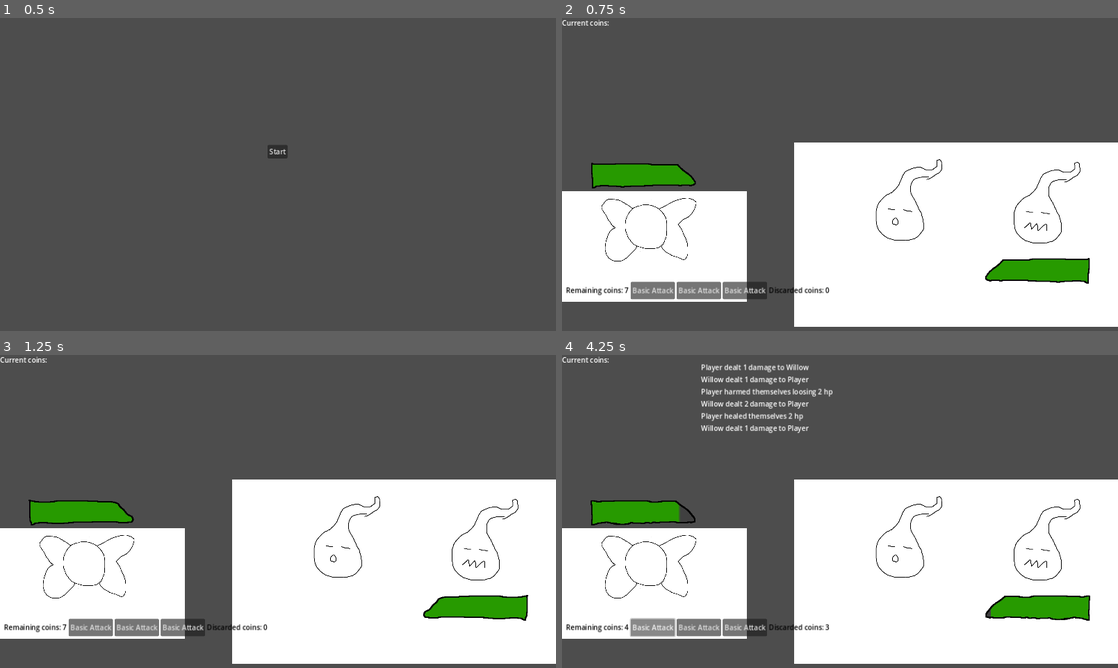
Above: before the commit, frames 1-4 (two rows, left to right).
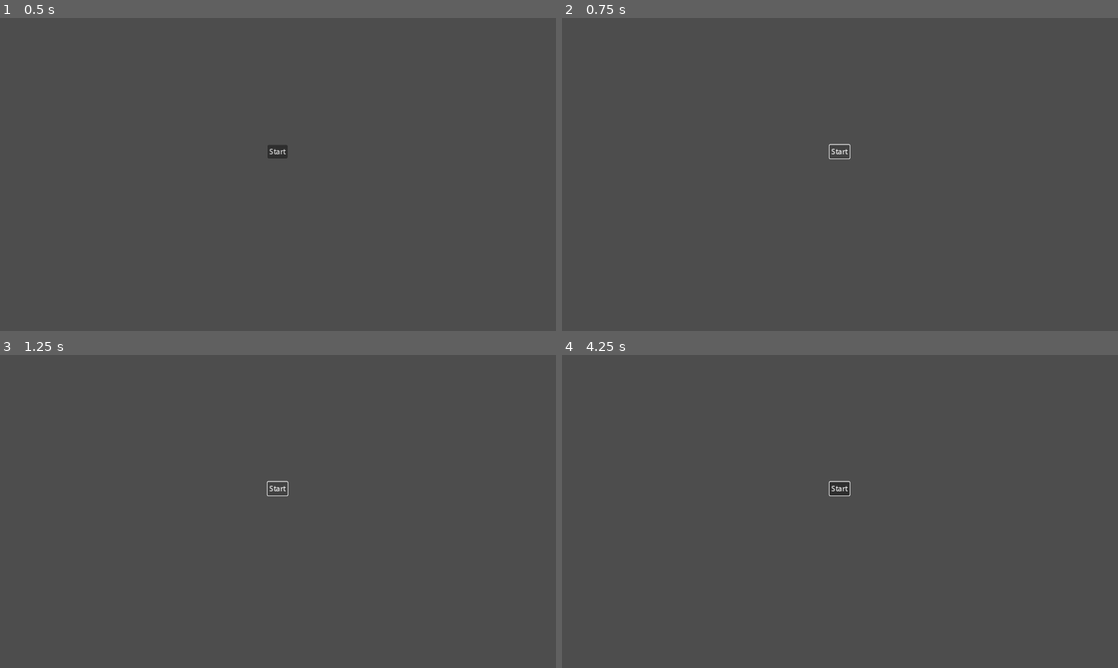
Above: after the commit, the same moments.

Repository: bonsaipropaganda/mini-jam-139
Game: Godot game, scene res://scenes/UI/main_menu.tscn
Same seed, same stepped clock (60 frames per second), same inputs: the game is played once before the commit and once after it.
Inputs (mouse positions are in pixels of both pictures, inside the frame that each line leads up to):
- Up to frame 1 (0.5 s): no input
- Up to frame 2 (0.75 s): click "Start" at 0.5 s
- Up to frame 3 (1.25 s): no input
- Up to frame 4 (4.25 s): click (840, 489) at 1.25 s, where only the run after the commit has a clickable "Start"; click (650, 627) at 2 s, where only the run before the commit has a clickable "Basic Attack"; click (701, 627) at 2.75 s, where only the run before the commit has a clickable "Risky Attack"; click (650, 627) at 3.5 s, where only the run before the commit has a clickable "Basic Heal"

Frame 1 is identical in both runs. In frame 2, 48% of the frame differs, in the area x 0-100%, y 0-99%; in frame 3, 48%; in frame 4, 49%.

Commit message:
New enemies
Enemy Scenes

Diff:
--- a/scenes/enemies/Willo.tscn
+++ b/scenes/enemies/Willo.tscn
@@ -1,27 +1,27 @@
-[gd_scene load_steps=7 format=3 uid="uid://cqmtn0q37ttcv"]
+[gd_scene load_steps=8 format=3 uid="uid://cqmtn0q37ttcv"]
 
 [ext_resource type="Script" path="res://code/enemies/enemy.gd" id="1_gdvk1"]
 [ext_resource type="Texture2D" uid="uid://b6tdgmy4ofyoc" path="res://art/Enemies/Willo.png" id="1_tpj7i"]
 [ext_resource type="Script" path="res://code/combat/actions/deal_damage.gd" id="2_go60f"]
 [ext_resource type="PackedScene" uid="uid://t0c7cg537fse" path="res://scenes/health_component.tscn" id="2_u8w1j"]
+[ext_resource type="Script" path="res://code/combat/actions/StrongAction.gd" id="4_gkd5o"]
 
 [sub_resource type="Resource" id="Resource_n6mry"]
 script = ExtResource("2_go60f")
-amount = 1
+amount = 2
+attack_bonus = null
 
-[sub_resource type="Resource" id="Resource_0ohgn"]
-script = ExtResource("2_go60f")
-amount = 2
+[sub_resource type="Resource" id="Resource_xacd6"]
+script = ExtResource("4_gkd5o")
+amount = 5
 
 [node name="Willow" type="Sprite2D"]
 scale = Vector2(0.5, 0.5)
 texture = ExtResource("1_tpj7i")
 script = ExtResource("1_gdvk1")
-possible_actions = Array[Resource("res://code/combat/actions/action.gd")]([SubResource("Resource_n6mry"), SubResource("Resource_0ohgn")])
-weights = Array[float]([2.0, 0.5])
+possible_actions = Array[Resource("res://code/combat/actions/action.gd")]([SubResource("Resource_n6mry"), SubResource("Resource_xacd6")])
+weights = Array[float]([2.0, 2.0])
 
 [node name="HealthComponent" parent="." instance=ExtResource("2_u8w1j")]
-starting_health = 10
-max_health = 10
 
 [connection signal="die" from="HealthComponent" to="." method="_on_health_component_die"]
--- /dev/null
+++ b/scenes/enemies/gnome.tscn
@@ -0,0 +1,30 @@
+[gd_scene load_steps=10 format=3 uid="uid://cbu01ksbwv3hu"]
+
+[ext_resource type="Texture2D" uid="uid://boh6aoa6106jg" path="res://art/Enemies/Gnome_with_hands.png" id="1_m3cym"]
+[ext_resource type="Script" path="res://code/enemies/enemy.gd" id="2_xh6nq"]
+[ext_resource type="Script" path="res://code/combat/actions/StrongAction.gd" id="3_y4n8h"]
+[ext_resource type="Script" path="res://code/combat/actions/self_hurt.gd" id="4_56r4j"]
+[ext_resource type="PackedScene" uid="uid://t0c7cg537fse" path="res://scenes/health_component.tscn" id="5_7i0wl"]
+[ext_resource type="Script" path="res://code/combat/actions/heal.gd" id="5_n171i"]
+
+[sub_resource type="Resource" id="Resource_5c42b"]
+script = ExtResource("3_y4n8h")
+amount = 5
+
+[sub_resource type="Resource" id="Resource_k0m6r"]
+script = ExtResource("4_56r4j")
+amount = 2
+
+[sub_resource type="Resource" id="Resource_mfwqr"]
+script = ExtResource("5_n171i")
+amount = 4
+
+[node name="Gnome" type="Sprite2D"]
+position = Vector2(640, 357)
+scale = Vector2(0.666667, 0.706693)
+texture = ExtResource("1_m3cym")
+script = ExtResource("2_xh6nq")
+possible_actions = Array[Resource("res://code/combat/actions/action.gd")]([SubResource("Resource_5c42b"), SubResource("Resource_k0m6r"), SubResource("Resource_mfwqr")])
+weights = Array[float]([10.0, 5.0, 3.0])
+
+[node name="HealthComponent" parent="." instance=ExtResource("5_7i0wl")]
--- /dev/null
+++ b/scenes/enemies/hunter.tscn
@@ -0,0 +1,35 @@
+[gd_scene load_steps=12 format=3 uid="uid://du3pvhmvnlf6a"]
+
+[ext_resource type="Texture2D" uid="uid://c12110uk5dm7" path="res://art/Enemies/Unbenannt.png" id="1_yh0fx"]
+[ext_resource type="Script" path="res://code/enemies/enemy.gd" id="2_261lh"]
+[ext_resource type="Script" path="res://code/combat/actions/Lifesteal.gd" id="3_kabjn"]
+[ext_resource type="Script" path="res://code/combat/actions/deal_damage.gd" id="4_0ay7g"]
+[ext_resource type="Script" path="res://code/combat/actions/StrongAction.gd" id="5_r0qr1"]
+[ext_resource type="Script" path="res://code/combat/actions/Stare.gd" id="6_60on1"]
+[ext_resource type="PackedScene" uid="uid://t0c7cg537fse" path="res://scenes/health_component.tscn" id="6_jgn48"]
+
+[sub_resource type="Resource" id="Resource_ewlx1"]
+script = ExtResource("3_kabjn")
+amount = 4
+heal_amount = 2
+
+[sub_resource type="Resource" id="Resource_awn6p"]
+script = ExtResource("4_0ay7g")
+amount = 2
+
+[sub_resource type="Resource" id="Resource_tf6ba"]
+script = ExtResource("5_r0qr1")
+amount = 5
+
+[sub_resource type="Resource" id="Resource_dumcp"]
+script = ExtResource("6_60on1")
+
+[node name="Hunter" type="Sprite2D"]
+texture = ExtResource("1_yh0fx")
+script = ExtResource("2_261lh")
+possible_actions = Array[Resource("res://code/combat/actions/action.gd")]([SubResource("Resource_ewlx1"), SubResource("Resource_awn6p"), SubResource("Resource_tf6ba"), SubResource("Resource_dumcp")])
+weights = Array[float]([3.0, 14.0, 4.0, 2.0])
+
+[node name="HealthComponent" parent="." instance=ExtResource("6_jgn48")]
+starting_health = 25
+max_health = 25
